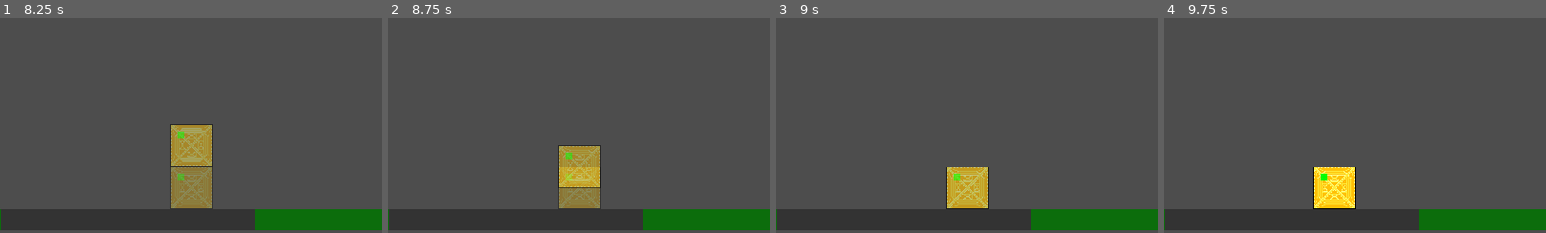
Above: before the commit, frames 1-4 (left to right).
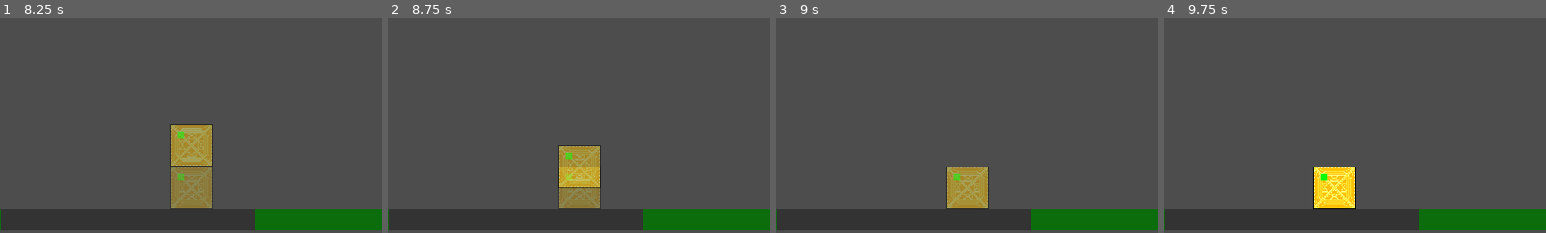
Above: after the commit, the same moments.

Repository: ender-titan1/GWJ-73
Game: Godot game, scene res://scenes/Menu_ui.tscn
Two runs of this game, one before a commit and one after it. Both use one fixed random seed, a clock stepped at 60 frames per second and the inputs below.
Inputs (mouse positions are % of the whole screen's width and height, from its top left):
- Up to frame 1 (8.25 s): click "start" at 0.5 s; move the mouse to (72, 45) at 1.27 s; hold D (shift_right) 1.28-2.03 s; hold R (rotate) 1.28-2.03 s; move the mouse to (30, 55) at 2.02 s; hold Space (shift_down) 2.03-2.78 s; tap R (rotate) every 1.5 s from 2.1 to 8.1 s; move the mouse to (60, 28) at 2.77 s; hold R (rotate) 2.78-3.53 s; hold D (shift_right) 2.78-4.28 s; move the mouse to (45, 70) at 3.52 s; move the mouse to (80, 65) at 4.27 s; hold R (rotate) 4.28-5.03 s; hold A (shift_left) 4.28-5.78 s; tap Enter at 5, 6.5 s; move the mouse to (20, 35) at 5.02 s; tap Space (shift_down) at 5.75 s; move the mouse to (55, 50) at 5.77 s; hold Space (shift_down) 5.78-6.53 s; hold R (rotate) 5.78-6.53 s; move the mouse to (35, 25) at 6.52 s; hold D (shift_right) from 6.53 s (still down); move the mouse to (72, 45) at 7.27 s; hold R (rotate) 7.28-8.03 s; move the mouse to (30, 55) at 8.02 s
- Up to frame 2 (8.75 s): keep holding D (shift_right)
- Up to frame 3 (9 s): tap Space (shift_down) at 8.75 s; move the mouse to (60, 28) at 8.77 s; release D (shift_right) at 8.78 s; hold Space (shift_down) from 8.78 s (still down); hold R (rotate) from 8.78 s (still down)
- Up to frame 4 (9.75 s): tap Enter at 9.5 s; move the mouse to (45, 70) at 9.52 s; release Space (shift_down) at 9.53 s; release R (rotate) at 9.53 s; hold A (shift_left) from 9.53 s (still down); tap R (rotate) at 9.6 s
The pictures show only the part of the screen within x 33-83%, y 50-100%; the shares and areas given below are measured in that part.

Frames 1-2 are identical in both runs. In frame 3, 2.0% of the frame differs, in the area x 44-56%, y 69-89%; in frame 4, nothing differs.

Commit message:
Clean up algorithm

Diff:
--- a/src/start.gd
+++ b/src/start.gd
@@ -9,7 +9,6 @@
 
 var block_definitions: Array = []
 var layers: Dictionary = {}
-var highest_layer: int = 8
 
 var tower_height = 0
 var falling_block: Block
@@ -97,14 +96,12 @@
 			print(pos.y)
 			layers[int(pos.y)] = []
 
-			if pos.y < highest_layer:
-				highest_layer = pos.y
-
 		layers[int(pos.y)].append(int(pos.x))
 
 	print(layers)
 
 	block.opacity = 1
+	preview_block.visible = false
 
 	timer.stop()
 	falling_block = null
@@ -124,6 +121,7 @@
 	falling_block_center_cell_pos = cell_pos
 	timer.start()
 
+	preview_block.visible = true
 	preview_block.offsets = falling_block.definition.offsets
 	preview_block.rotation_degrees = 0
 	redraw_preview()
@@ -193,6 +191,14 @@
 	preview_block.visible = true
 	preview_block.opacity = 0.35
 
+	var pos = get_prediction_center_pos()
+
+	preview_block.position = grid.map_to_local(pos)
+
+	if pos.y <= falling_block_center_cell_pos.y:
+		preview_block.visible = false
+
+func get_prediction_center_pos() -> Vector2:
 	var block_pos = Vector2(falling_block_center_cell_pos.x, 8)
 	var valid = false
 
@@ -226,4 +232,4 @@
 		if !valid:
 			block_pos.y -= 1
 
-	preview_block.position = grid.map_to_local(block_pos)
+	return block_pos
